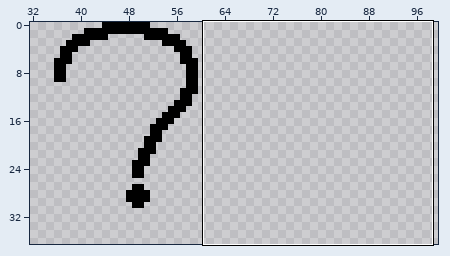
A sprite sheet gets an edit: Item/Item.png. The first picture is a wide view before the edit; the outline marks the close-up.
Close-up. As it was:
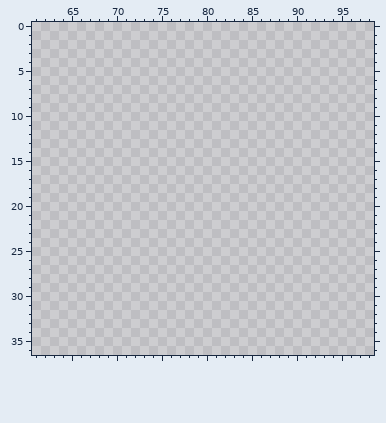
The file is 256x128 pixels. Shown: x 61..98, y 0..36. The wide view leaves out empty margins.
After:
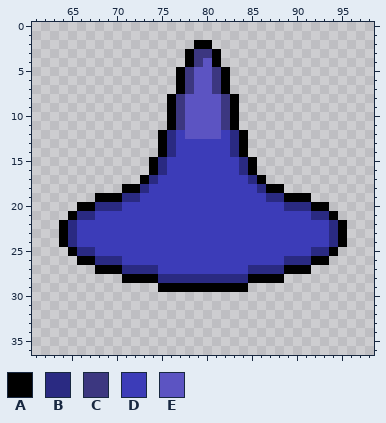
Palette (. is transparent): A #000000  B #2a2a82  C #3c3780  D #3c3cb8  E #5c54c2
The exact change:
y 2: x 79..80 .. -> AA
y 3: x 78..81 .... -> ACCA
y 4: x 78..81 .... -> ACEA
y 5..7: x 77..82 ...... -> ACEECA
y 8..11: x 76..83 ........ -> ACEEEECA
y 12: x 75..84 .......... -> ABDEEEEDBA
y 13..14: x 75..84 .......... -> ABDDDDDDBA
y 15..16: x 74..85 ............ -> ABDDDDDDDDBA
y 17: x 73..86 .............. -> ABDDDDDDDDDDBA
y 18: x 71..88 .................. -> AABDDDDDDDDDDDDBAA
y 19: x 68..91 ........................ -> AAABBDDDDDDDDDDDDDDBBAAA
y 20: x 66..93 ............................ -> AABBBDDDDDDDDDDDDDDDDDDBBBAA
y 21: x 65..94 .............................. -> ABBDDDDDDDDDDDDDDDDDDDDDDDDBBA
y 22..24: x 64..95 ................................ -> ABDDDDDDDDDDDDDDDDDDDDDDDDDDDDBA
y 25: x 65..94 .............................. -> ABBDDDDDDDDDDDDDDDDDDDDDDDDBBA
y 26: x 66..93 ............................ -> AABBBDDDDDDDDDDDDDDDDDDBBBAA
y 27: x 68..91 ........................ -> AAABBBBDDDDDDDDDDBBBBAAA
y 28: x 71..88 .................. -> AAAABBBBBBBBBBAAAA
y 29: x 75..84 .......... -> AAAAAAAAAA
Boxes around the changes in both close-ups, in picture pixels (x1, y1, x2, y2):
added: (59, 40, 347, 292)
